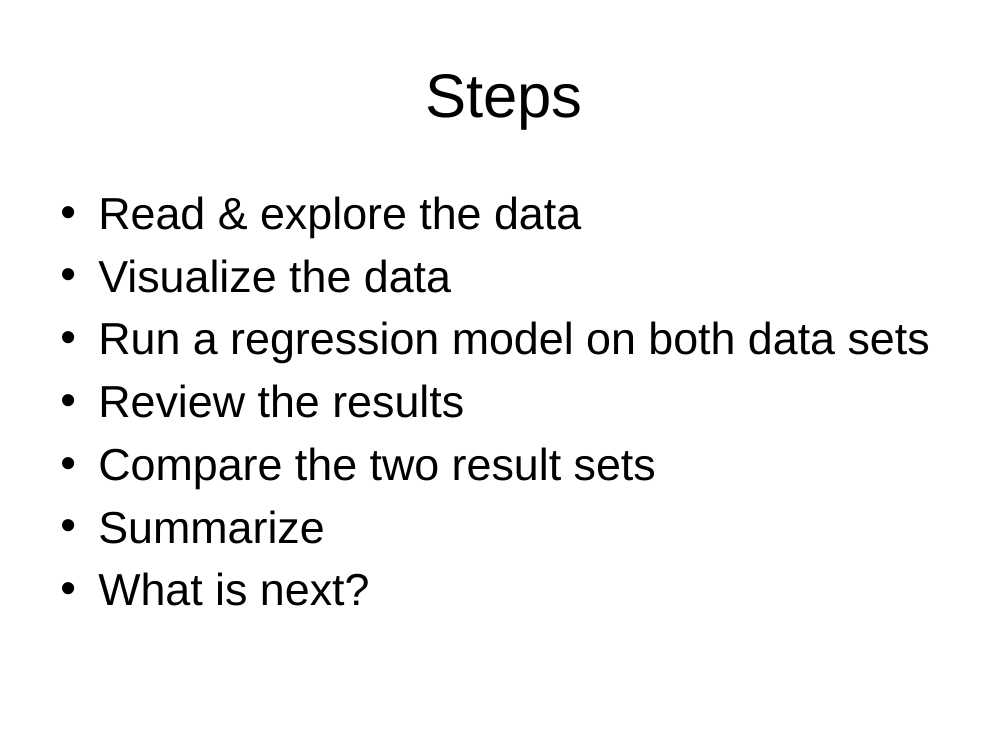
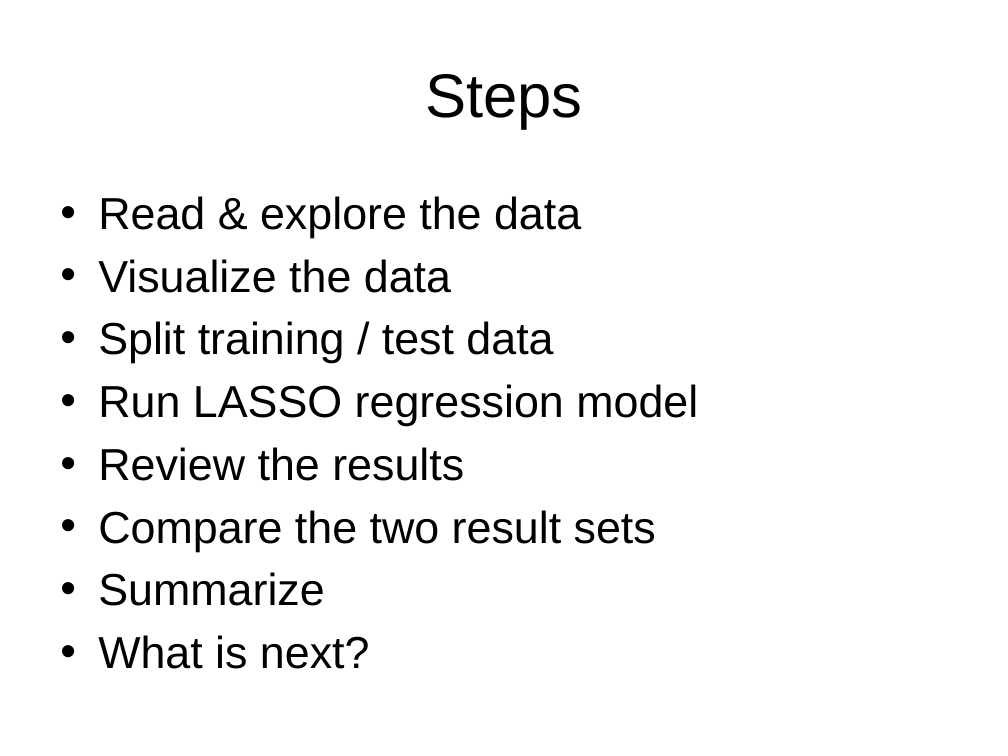
Before and after one commit to cfrandall2/CarolynProject, a slide deck: slide 5 of Carolyn_Randall_DSProject.pptx (slide 6 before the commit). Drawn at 1008x756 pixels with LibreOffice and Linux fonts; fonts in the diff are those of the drawing. Boxes give left, top, right and bottom in pixels: in the first picture for what was removed or moved away, otherwise in the second. Text is boxed around its words. In the diff, an @@ line names an element or a change of style, - is before the commit and + after.

```diff
--- a/Carolyn_Randall_DSProject.pptx
+++ b/Carolyn_Randall_DSProject.pptx
@@ text at [98,321,698,426]: text changed @@
-• Run a regression model on both data sets
+• Split training / test data
+• Run LASSO regression model
```
Also in this commit, not shown: 3 other slides changed, 1 slide removed.
